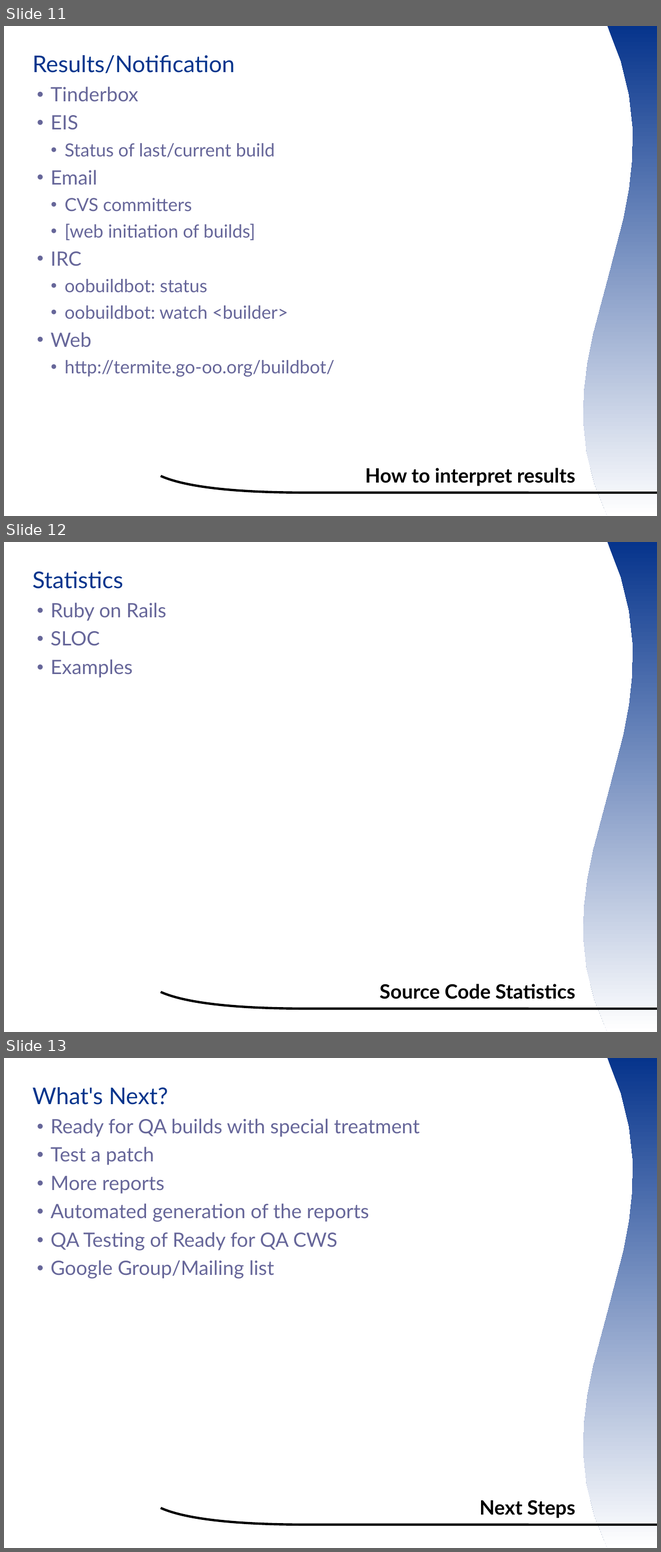
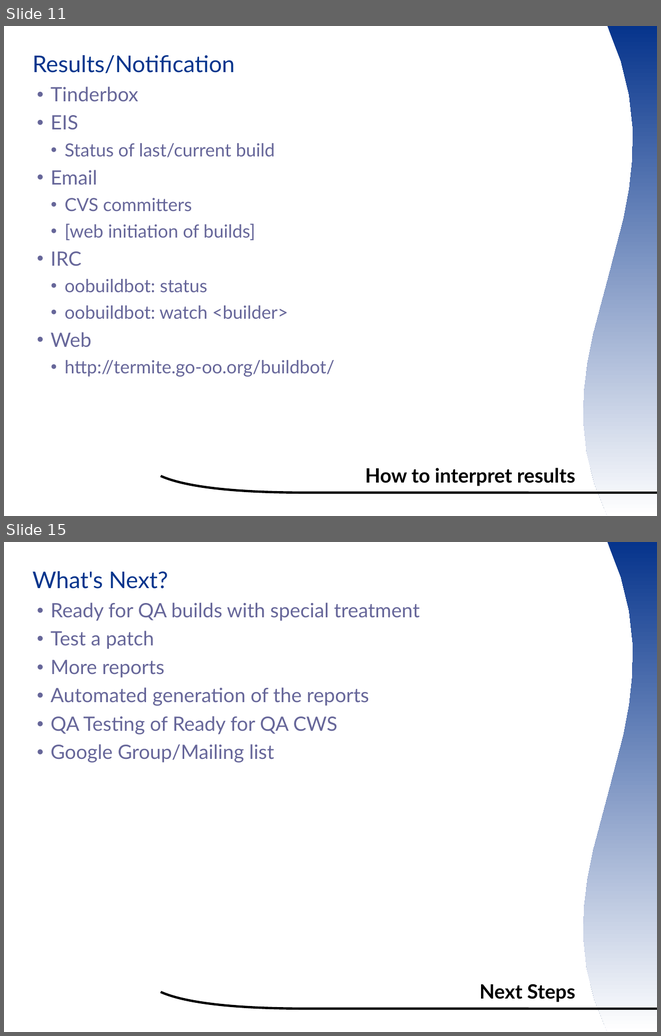
Before and after one commit to smsm1/ootermite, a slide deck: wiki/ooocon2007presentation.odp. Shown one above the other, each under a label of ours: slides 11, 12 and 13 before the commit, slides 11 and 15 after it; the slides between them are not shown. The pictures are 661x1552 and 661x1036 pixels, drawn with LibreOffice and Linux fonts; fonts in the diff are those of the drawing; background and template pictures are left out. Boxes give left, top, right and bottom in pixels: in the first picture for what was removed or moved away, otherwise in the second. Text is boxed around its words. In the diff, an @@ line names an element or a change of style, - is before the commit and + after.

Commit message:
add sloc vs milestone graph edit presentation to include it and some xml

```diff
--- a/wiki/ooocon2007presentation.odp
+++ b/wiki/ooocon2007presentation.odp
@@ slide 12 removed at [4,542,657,1032], background #FFFFFF; not listed: 2 template elements that a slide beside it also shows @@
@@ text removed at [33,571,166,678] @@
-  Statistics
-  ● Ruby on Rails
-  ● SLOC
-  ● Examples
@@ title removed at [380,983,575,999] @@
-Source Code Statistics
@@ what was slide 13 is now slide 15 @@
```
Also in this commit, not shown: 3 slides added, 1 other file.
